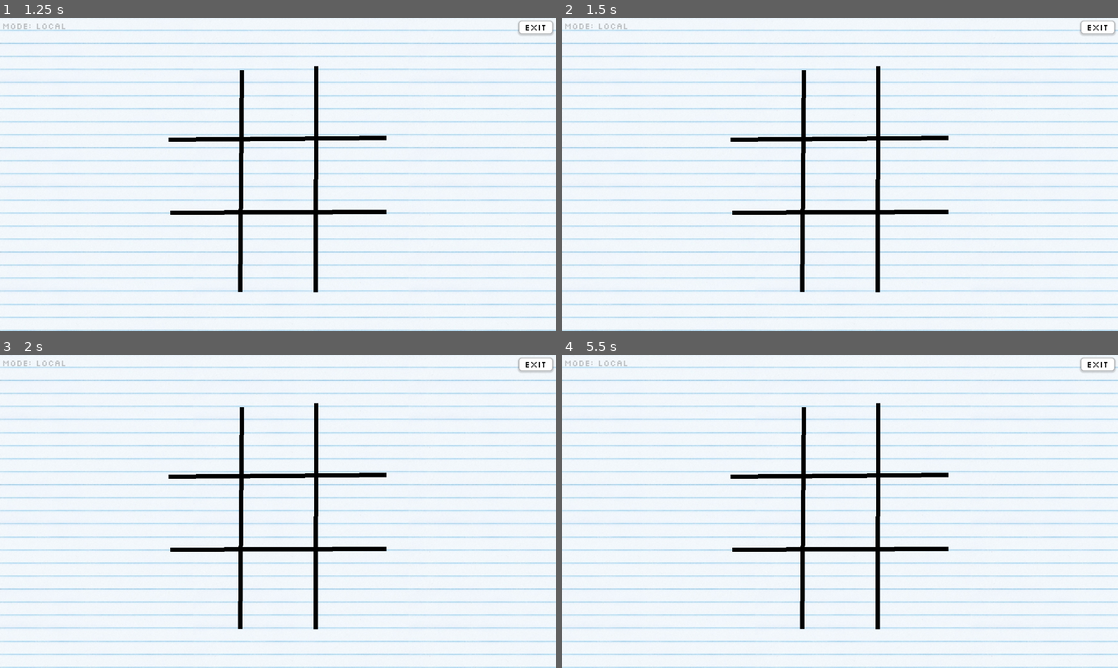
Above: before the commit, frames 1-4 (two rows, left to right).
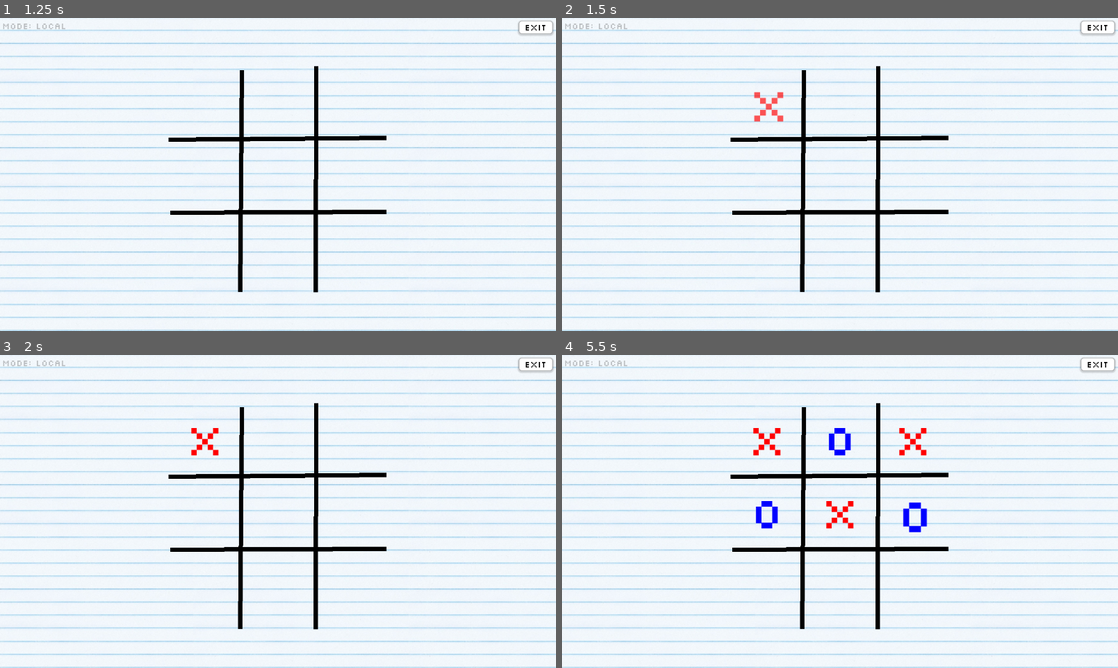
Above: after the commit, the same moments.

Repository: Neo-Ciber94/godot_tic_tac_toe
Game: Godot game, scene res://ui/main_menu.tscn
Two runs of this game, one before a commit and one after it. Both use one fixed random seed, a clock stepped at 60 frames per second and the inputs below.
Inputs (mouse positions are in pixels of both pictures, inside the frame that each line leads up to):
- Up to frame 1 (1.25 s): click "Play Local" at 0.5 s
- Up to frame 2 (1.5 s): tap Enter at 1.25 s; move the mouse to (767, 102) at 1.27 s; click (767, 102) at 1.42 s
- Up to frame 3 (2 s): no input
- Up to frame 4 (5.5 s): move the mouse to (840, 439) at 2.02 s; click (840, 439) at 2.17 s; move the mouse to (912, 439) at 2.77 s; click (912, 439) at 2.92 s; move the mouse to (767, 511) at 3.52 s; click (767, 511) at 3.67 s; move the mouse to (840, 511) at 4.27 s; click (840, 511) at 4.42 s; move the mouse to (912, 511) at 5.02 s; click (912, 511) at 5.17 s

Frame 1 is identical in both runs. In frame 2, 0.2% of the frame differs, in the area x 34-40%, y 23-34%; in frame 3, 0.2%; in frame 4, 1.2%, in the area x 34-66%, y 23-57%.
Error before the commit: Invalid access to property or key of type 'String' on a base object of type 'Dictionary'. (res://ui/game.gd:202)

Commit message:
clean up

Diff:
--- a/scripts/utils.gd
+++ b/scripts/utils.gd
@@ -64,13 +64,19 @@
 
 	return true;
 
+class Entry:
+	var key;
+	var value;
 
-static func find_dictionary_entry(dictionary: Dictionary, pred: Callable):
+static func find_dictionary_entry(dictionary: Dictionary, pred: Callable) -> Entry:
 	for key in dictionary:
 		var value = dictionary.get(key);
 		var result = pred.call(key, value);
 
 		if result:
-			return [key, value];
+			var entry = Entry.new()
+			entry.key = key;
+			entry.value = value;
+			return entry;
 
 	return null;
--- a/ui/game.gd
+++ b/ui/game.gd
@@ -1,8 +1,7 @@
 extends Node
 class_name Game;
 
-@onready var grid = $Board/GridContainer
-@onready var board = $Board;
+@onready var container = $Board/CellsContainer
 @onready var board_grid = $Board/Grid
 @onready var board_anim: AnimationPlayer = $Board/Grid/AnimationPlayer;
 @onready var result_message: ResultMessage = $ResultMessage;
@@ -41,16 +40,15 @@
 signal on_waiting_move();
 signal on_game_over();
 signal on_online_match_ready()
-
+signal on_start_game();
+
+var _players: Dictionary[String, Player] = {}
+var _current_player: String;
+var _my_player: String;
 var _my_peer_id: int;
-var _players = {}
-var _my_player: String;
-var _current_player: String;
 
 func _ready() -> void:
-	# online
-
-	# exit game
+	on_start_game.connect(start_game)
 	exit_btn.pressed.connect(_go_to_main_menu)
 
 	# start game
@@ -68,17 +66,17 @@
 	_cells = [];
 	_board = [];
 
-	grid.show();
+	container.show();
 	result_message.hide();
 
-	for child in grid.get_children():
+	for child in container.get_children():
 			child.queue_free()
 
 	var cell_scene = preload("res://ui/cell.tscn");
 
 	for idx in 9:
 		var cell = cell_scene.instantiate();
-		grid.add_child(cell);
+		container.add_child(cell);
 
 		_board.push_back(EMPTY)
 		_cells.push_back(cell);
@@ -96,7 +94,6 @@
 				child.modulate.a = 0.0;
 
 func reset_board():
-	_players = {}
 	_winner = Winner.None()
 	board_grid.modulate.a = 1.0;
 
@@ -111,16 +108,22 @@
 		cell.draw_mark(EMPTY, COLOR_EMPTY)
 
 func setup_players():
+	if !_players.is_empty():
+		add_players_to_scene();
+		return;
+
 	match _mode:
 		Mode.LOCAL:
 			print("start vs local")
+			_current_player = MARK_X;
+			_my_player = _current_player;
 			_players[MARK_X] = HumanPlayer.new()
 			_players[MARK_O] = HumanPlayer.new()
 		Mode.CPU:
 			print("start vs cpu")
 			const turn_players: Array[String] = [MARK_X, MARK_O]
+			_current_player =  turn_players.pick_random()
 			_my_player = MARK_X;
-			_current_player =  turn_players.pick_random()
 
 			_players[MARK_X] = HumanPlayer.new()
 			_players[MARK_O] = CpuPlayer.new(MARK_O, _difficulty)
@@ -198,8 +201,9 @@
 
 	_is_playing = true;
 
+	print(_players, typeof(_players))
 	while(not _winner.is_finished()):
-		var player: Player = _players[_current_player];
+		var player = _players[_current_player];
 		print("current player: ", _current_player)
 
 		print("waiting for: ", _current_player)
@@ -236,9 +240,15 @@
 
 	# Wait to click for restart
 	await result_message.on_click;
+
 	remove_players_from_scene();
 	reset_board()
-	start_game()
+
+	if _mode == Mode.ONLINE:
+		if GameConfig.is_server:
+			_on_start_online_game.rpc()
+	else:
+		start_game()
 
 func hide_cells():
 	var indices = _winner.get_indices()
@@ -399,8 +409,8 @@
 		print("peer player not found: ", remote_peer_id);
 		return;
 
-	var peer_player_value = entry[0];
-	var peer_online_player : OnlinePlayer = entry[1];
+	var peer_player_value = entry.key;
+	var peer_online_player = entry.value as OnlinePlayer;
 
 	# Check if the player can make the move
 	if peer_online_player.peer_id == remote_peer_id && _current_player == peer_player_value:
@@ -431,6 +441,11 @@
 func _on_match_ready():
 	on_online_match_ready.emit()
 	print("_on_match_ready: ", _players)
+
+@rpc("authority", "call_local", "reliable")
+func _on_start_online_game():
+	print("_on_start_online_game: ", { _my_peer_id = _my_peer_id })
+	on_start_game.emit()
 
 static func get_opponent(value: String):
 	return MARK_O if value == MARK_X else MARK_X
--- a/ui/game.tscn
+++ b/ui/game.tscn
@@ -17,7 +17,7 @@
 tracks/0/type = "value"
 tracks/0/imported = false
 tracks/0/enabled = true
-tracks/0/path = NodePath("Line2D:position")
+tracks/0/path = NodePath("Line2D1:position")
 tracks/0/interp = 1
 tracks/0/loop_wrap = true
 tracks/0/keys = {
@@ -29,7 +29,7 @@
 tracks/1/type = "value"
 tracks/1/imported = false
 tracks/1/enabled = true
-tracks/1/path = NodePath("Line2D:modulate")
+tracks/1/path = NodePath("Line2D1:modulate")
 tracks/1/interp = 1
 tracks/1/loop_wrap = true
 tracks/1/keys = {
@@ -116,7 +116,7 @@
 tracks/0/type = "value"
 tracks/0/imported = false
 tracks/0/enabled = true
-tracks/0/path = NodePath("Line2D:position")
+tracks/0/path = NodePath("Line2D1:position")
 tracks/0/interp = 1
 tracks/0/loop_wrap = true
 tracks/0/keys = {
@@ -128,7 +128,7 @@
 tracks/1/type = "value"
 tracks/1/imported = false
 tracks/1/enabled = true
-tracks/1/path = NodePath("Line2D:modulate")
+tracks/1/path = NodePath("Line2D1:modulate")
 tracks/1/interp = 1
 tracks/1/loop_wrap = true
 tracks/1/keys = {
@@ -250,7 +250,7 @@
 grow_horizontal = 2
 grow_vertical = 2
 
-[node name="Line2D" type="Line2D" parent="Board/Grid"]
+[node name="Line2D1" type="Line2D" parent="Board/Grid"]
 position = Vector2(146, 416)
 points = PackedVector2Array(21, -106, 17, 404)
 default_color = Color(0, 0, 0, 1)
@@ -277,7 +277,7 @@
 &"": SubResource("AnimationLibrary_p8nv7")
 }
 
-[node name="GridContainer" type="GridContainer" parent="Board"]
+[node name="CellsContainer" type="GridContainer" parent="Board"]
 layout_mode = 1
 anchors_preset = 15
 anchor_right = 1.0
@@ -286,39 +286,39 @@
 grow_vertical = 2
 columns = 3
 
-[node name="Cell" parent="Board/GridContainer" instance=ExtResource("3_a0qbr")]
-visible = false
-layout_mode = 2
-
-[node name="Cell2" parent="Board/GridContainer" instance=ExtResource("3_a0qbr")]
-visible = false
-layout_mode = 2
-
-[node name="Cell3" parent="Board/GridContainer" instance=ExtResource("3_a0qbr")]
-visible = false
-layout_mode = 2
-
-[node name="Cell4" parent="Board/GridContainer" instance=ExtResource("3_a0qbr")]
-visible = false
-layout_mode = 2
-
-[node name="Cell5" parent="Board/GridContainer" instance=ExtResource("3_a0qbr")]
-visible = false
-layout_mode = 2
-
-[node name="Cell6" parent="Board/GridContainer" instance=ExtResource("3_a0qbr")]
-visible = false
-layout_mode = 2
-
-[node name="Cell7" parent="Board/GridContainer" instance=ExtResource("3_a0qbr")]
-visible = false
-layout_mode = 2
-
-[node name="Cell8" parent="Board/GridContainer" instance=ExtResource("3_a0qbr")]
-visible = false
-layout_mode = 2
-
-[node name="Cell9" parent="Board/GridContainer" instance=ExtResource("3_a0qbr")]
+[node name="Cell" parent="Board/CellsContainer" instance=ExtResource("3_a0qbr")]
+visible = false
+layout_mode = 2
+
+[node name="Cell2" parent="Board/CellsContainer" instance=ExtResource("3_a0qbr")]
+visible = false
+layout_mode = 2
+
+[node name="Cell3" parent="Board/CellsContainer" instance=ExtResource("3_a0qbr")]
+visible = false
+layout_mode = 2
+
+[node name="Cell4" parent="Board/CellsContainer" instance=ExtResource("3_a0qbr")]
+visible = false
+layout_mode = 2
+
+[node name="Cell5" parent="Board/CellsContainer" instance=ExtResource("3_a0qbr")]
+visible = false
+layout_mode = 2
+
+[node name="Cell6" parent="Board/CellsContainer" instance=ExtResource("3_a0qbr")]
+visible = false
+layout_mode = 2
+
+[node name="Cell7" parent="Board/CellsContainer" instance=ExtResource("3_a0qbr")]
+visible = false
+layout_mode = 2
+
+[node name="Cell8" parent="Board/CellsContainer" instance=ExtResource("3_a0qbr")]
+visible = false
+layout_mode = 2
+
+[node name="Cell9" parent="Board/CellsContainer" instance=ExtResource("3_a0qbr")]
 visible = false
 layout_mode = 2
 
